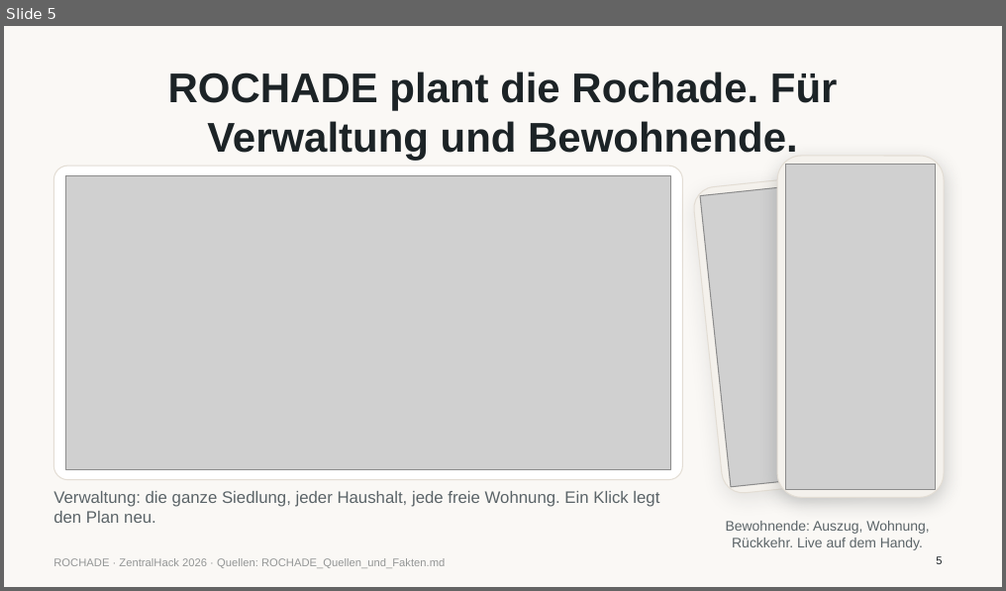
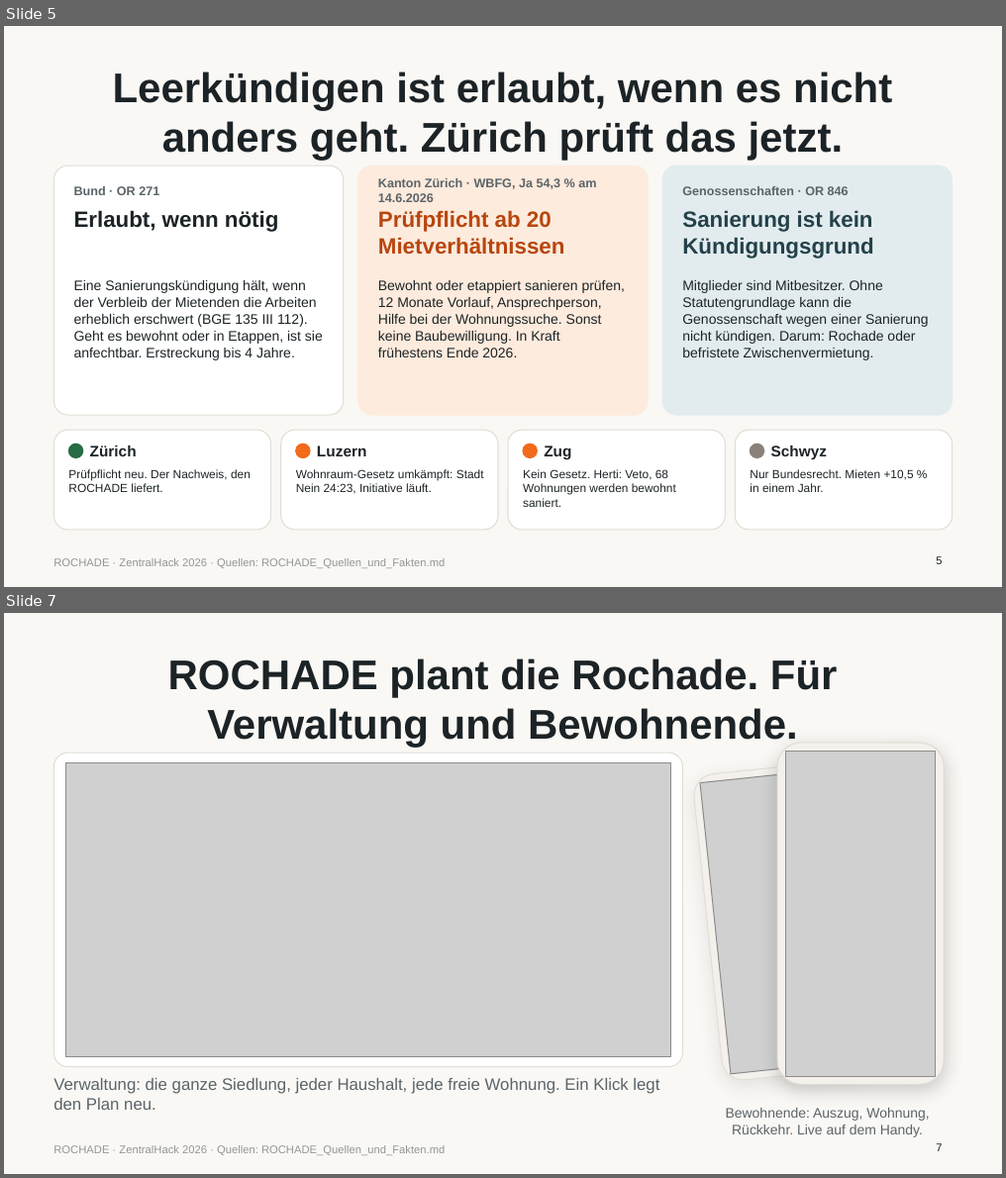
Before and after one commit to platret/ROCHADE, a slide deck: pitch/ROCHADE_Pitch.pptx. Shown one above the other, each under a label of ours: slide 5 before the commit, slides 5 and 7 after it; the slides between them are not shown. The pictures are 1006x591 and 1006x1178 pixels, drawn with LibreOffice and Linux fonts; fonts in the diff are those of the drawing; grey boxes stand for pictures. Boxes give left, top, right and bottom in pixels: in the first picture for what was removed or moved away, otherwise in the second. Text is boxed around its words. In the diff, an @@ line names an element or a change of style, - is before the commit and + after.

```diff
--- a/pitch/ROCHADE_Pitch.pptx
+++ b/pitch/ROCHADE_Pitch.pptx
@@ slide 5 added at <box>4,26,1002,587</box>, background #FAF8F5; not listed: 1 template element that a slide beside it also shows @@
@@ title added at <box>113,72,892,161</box>, 30 pt, text #1C2326, bold @@
+Leerkündigen ist erlaubt, wenn es nicht anders geht. Zürich prüft das jetzt.
@@ rounded rectangle added at <box>54,166,344,415</box>, fill #FFFFFF, outline #E3DDD4 0.75 pt @@
@@ rounded rectangle added at <box>358,166,648,415</box>, fill #FDEBDD, outline #FDEBDD 0.75 pt @@
@@ rounded rectangle added at <box>662,166,952,415</box>, fill #E2ECEE, outline #E2ECEE 0.75 pt @@
@@ text added at <box>74,186,159,195</box>, 9 pt, text #5B6468, bold @@
+Bund · OR 271
@@ text added at <box>378,178,596,202</box>, 9 pt, text #5B6468, bold @@
+Kanton Zürich · WBFG, Ja 54,3 % am 14.6.2026
@@ text added at <box>682,186,848,195</box>, 9 pt, text #5B6468, bold @@
+Genossenschaften · OR 846
@@ text added at <box>74,210,279,232</box>, 16 pt, text #1C2326, bold @@
+Erlaubt, wenn nötig
@@ text added at <box>378,210,565,255</box>, 16 pt, text #B8460E, bold @@
+Prüfpflicht ab 20 Mietverhältnissen
@@ text added at <box>682,210,873,259</box>, 16 pt, text #24414A, bold @@
+Sanierung ist kein Kündigungsgrund
@@ text added at <box>74,280,323,361</box>, 10 pt, text #1C2326 @@
+Eine Sanierungskündigung hält, wenn der Verbleib der Mietenden die Arbeiten erheblich erschwert (BGE 135 III 112). Geht es bewohnt oder in Etappen, ist sie anfechtbar. Erstreckung bis 4 Jahre.
@@ text added at <box>378,280,625,358</box>, 10 pt, text #1C2326 @@
+Bewohnt oder etappiert sanieren prüfen, 12 Monate Vorlauf, Ansprechperson, Hilfe bei der Wohnungssuche. Sonst keine Baubewilligung. In Kraft frühestens Ende 2026.
@@ text added at <box>682,280,929,361</box>, 10 pt, text #1C2326 @@
+Mitglieder sind Mitbesitzer. Ohne Statutengrundlage kann die Genossenschaft wegen einer Sanierung nicht kündigen. Darum: Rochade oder befristete Zwischenvermietung.
@@ rounded rectangle added at <box>54,430,270,530</box>, fill #FFFFFF, outline #E3DDD4 0.75 pt @@
@@ rounded rectangle added at <box>280,430,497,530</box>, fill #FFFFFF, outline #E3DDD4 0.75 pt @@
@@ rounded rectangle added at <box>508,430,725,530</box>, fill #FFFFFF, outline #E3DDD4 0.75 pt @@
@@ rounded rectangle added at <box>736,430,952,530</box>, fill #FFFFFF, outline #E3DDD4 0.75 pt @@
@@ text added at <box>68,470,251,492</box>, 8.5 pt, text #1C2326 @@
+Prüfpflicht neu. Der Nachweis, den ROCHADE liefert.
@@ ellipse added at <box>69,444,83,458</box>, fill #276B43, outline #276B43 1 pt @@
@@ text added at <box>90,446,137,457</box>, 11 pt, text #1C2326, bold @@
+Zürich
@@ ellipse added at <box>295,444,309,458</box>, fill #F26A1B, outline #F26A1B 1 pt @@
@@ text added at <box>296,470,484,494</box>, 8.5 pt, text #1C2326 @@
+Wohnraum-Gesetz umkämpft: Stadt Nein 24:23, Initiative läuft.
@@ text added at <box>317,446,367,457</box>, 11 pt, text #1C2326, bold @@
+Luzern
@@ ellipse added at <box>523,444,537,458</box>, fill #F26A1B, outline #F26A1B 1 pt @@
@@ text added at <box>523,470,676,507</box>, 8.5 pt, text #1C2326 @@
+Kein Gesetz. Herti: Veto, 68 Wohnungen werden bewohnt saniert.
@@ text added at <box>544,446,571,461</box>, 11 pt, text #1C2326, bold @@
+Zug
@@ ellipse added at <box>749,444,763,458</box>, fill #8A8178, outline #8A8178 1 pt @@
@@ text added at <box>749,470,914,492</box>, 8.5 pt, text #1C2326 @@
+Nur Bundesrecht. Mieten +10,5 % in einem Jahr.
@@ text added at <box>771,446,828,460</box>, 11 pt, text #1C2326, bold @@
+Schwyz
@@ page number added at <box>936,557,942,565</box>, 8 pt, text #1C2326 @@
+5
@@ what was slide 5 is now slide 7 @@
@@ page number at <box>936,1144,942,1152</box>: text changed @@
-5
+7
```
Also in this commit, not shown: 6 slides changed, 1 other slide added, 2 slides removed, 2 other files.
